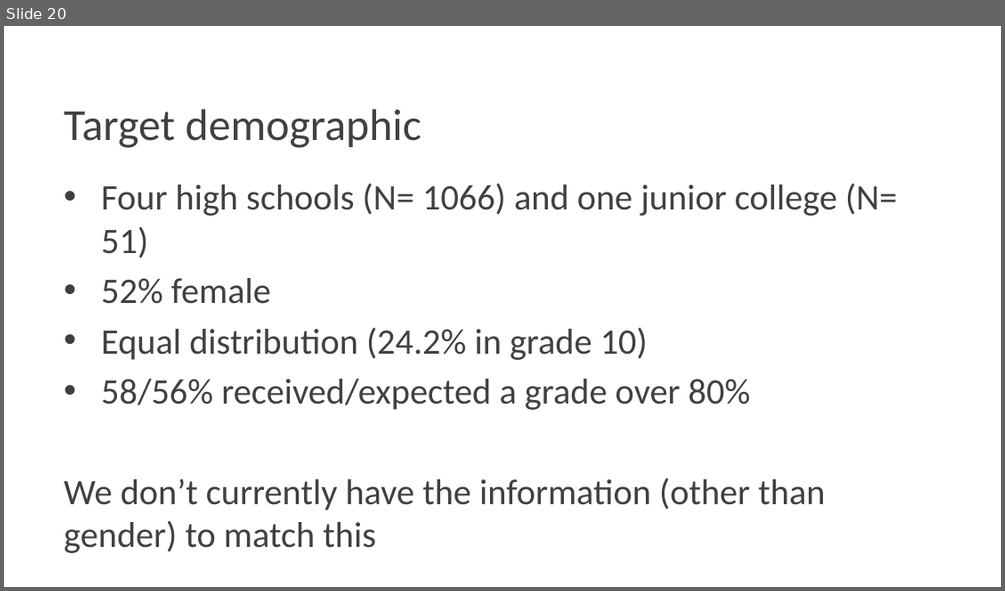
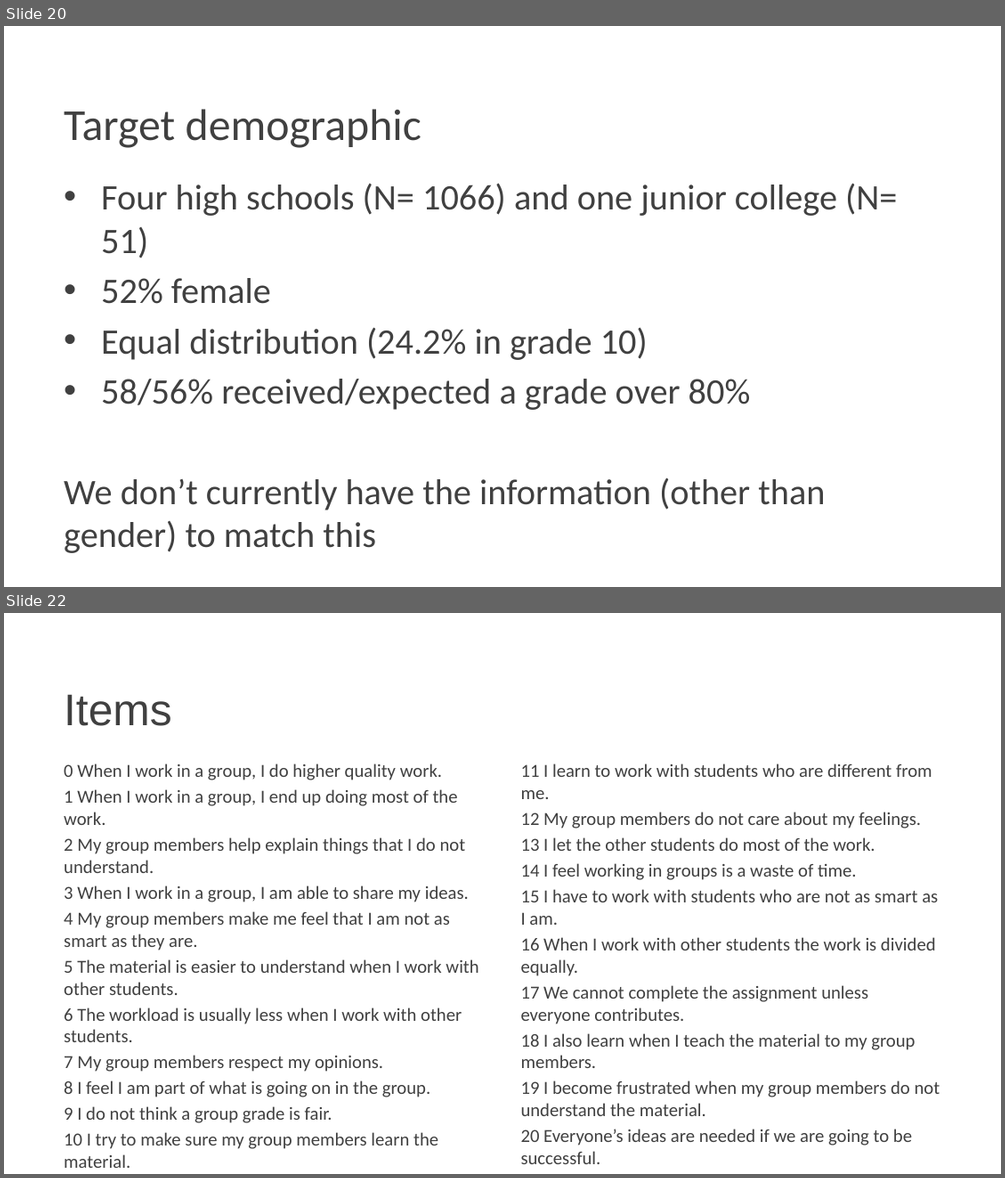
Before and after one commit to Pontigre/PER_analysis, a slide deck: Analysis_explanation.pptx. Shown one above the other, each under a label of ours: slide 20 before the commit, slides 20 and 22 after it; the slides between them are not shown. The pictures are 1005x591 and 1005x1178 pixels, drawn with LibreOffice and Linux fonts; fonts in the diff are those of the drawing; background and template pictures are left out. Boxes give left, top, right and bottom in pixels: in the first picture for what was removed or moved away, otherwise in the second. Text is boxed around its words. In the diff, an @@ line names an element or a change of style, - is before the commit and + after.

```diff
--- a/Analysis_explanation.pptx
+++ b/Analysis_explanation.pptx
@@ slide 22 added at box(4, 613, 1001, 1174), background picture (left out) @@
@@ title added at box(64, 694, 172, 726), 32 pt, text #404040 @@
+Items
@@ text added at box(64, 763, 478, 1149), 13.3 pt, text #404040 @@
+0 When I work in a group, I do higher quality work.
+1 When I work in a group, I end up doing most of the work.
+2 My group members help explain things that I do not understand.
+3 When I work in a group, I am able to share my ideas.
+4 My group members make me feel that I am not as smart as they are.
+5 The material is easier to understand when I work with other students.
+6 The workload is usually less when I work with other students.
+7 My group members respect my opinions.
+8 I feel I am part of what is going on in the group.
+9 I do not think a group grade is fair.
+10 I try to make sure my group members learn the material.
@@ text added at box(521, 763, 940, 1145), 13.3 pt, text #404040 @@
+11 I learn to work with students who are different from me.
+12 My group members do not care about my feelings.
+13 I let the other students do most of the work.
+14 I feel working in groups is a waste of time.
+15 I have to work with students who are not as smart as I am.
+16 When I work with other students the work is divided equally.
+17 We cannot complete the assignment unless everyone contributes.
+18 I also learn when I teach the material to my group members.
+19 I become frustrated when my group members do not understand the material.
+20 Everyone’s ideas are needed if we are going to be successful.
+21 When I work with other students, we spend too much time talking about other things.
```
Also in this commit, not shown: 2 slides changed.
